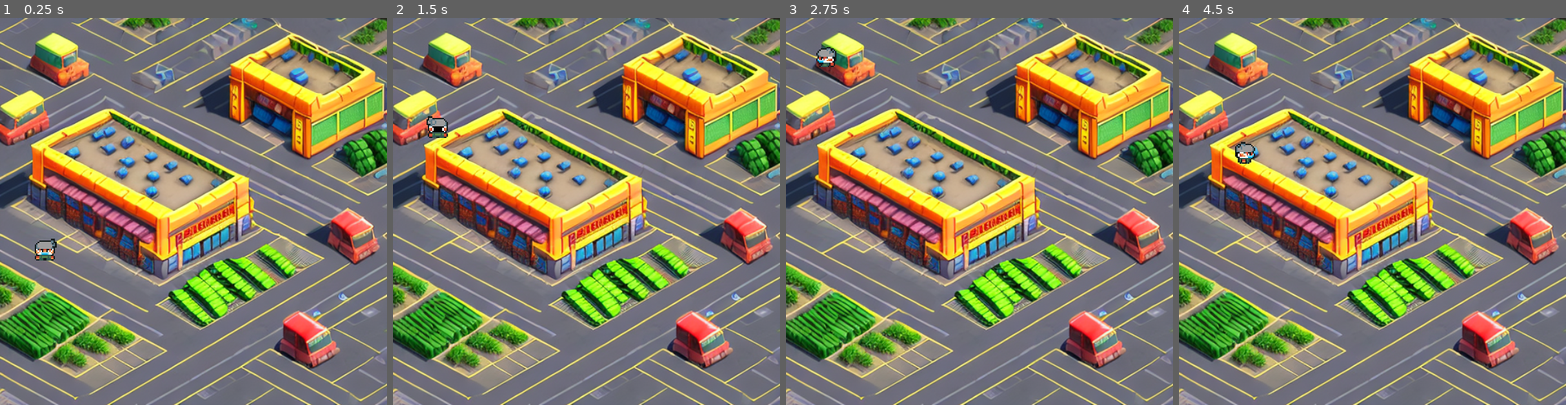
Above: before the commit, frames 1-4 (left to right).
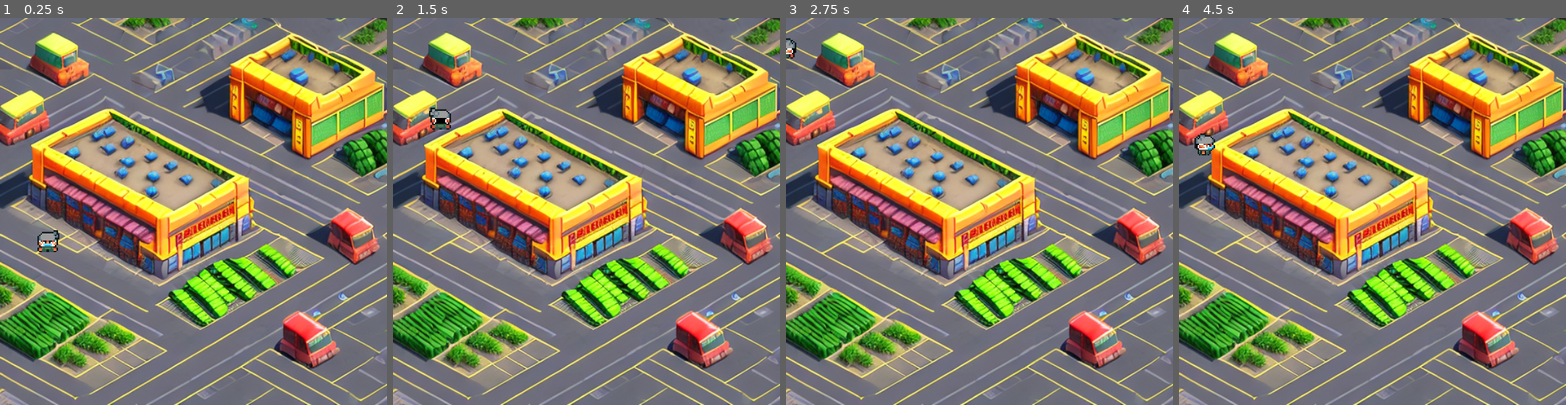
Above: after the commit, the same moments.

Repository: JWolff98/Grocery-Havok
Game: Godot game, scene res://main.tscn
Two runs of this game, one before a commit and one after it. Both use one fixed random seed, a clock stepped at 60 frames per second and the inputs below.
Inputs:
- Up to frame 1 (0.25 s): no input
- Up to frame 2 (1.5 s): tap Enter at 0.5 s; hold W (move_up) from 0.53 s (still down)
- Up to frame 3 (2.75 s): release W (move_up) at 2.03 s; hold A (move_left) from 2.03 s (still down)
- Up to frame 4 (4.5 s): tap Space at 3.5 s; release A (move_left) at 3.53 s; hold S (move_down) 3.53-4.28 s; hold D (move_right) from 4.28 s (still down)

The runs differ from the first frame. In frame 1, 0.4% of the frame differs, in the area x 9-16%, y 54-63%; in frame 2, 0.4%; in frame 3, 0.3%; in frame 4, 0.5%, in the area x 4-20%, y 29-38%.

Commit message:
Fixed bug that the player character could leave the screen and updated builds. Need to update macOS build.

Diff:
--- a/main.tscn
+++ b/main.tscn
@@ -12,5 +12,5 @@
 expand = true
 
 [node name="player" parent="." instance=ExtResource( 2 )]
-position = Vector2( 7, 303 )
+position = Vector2( 74, 345 )
 scale = Vector2( 0.3, 0.3 )
--- a/player.tscn
+++ b/player.tscn
@@ -323,11 +323,10 @@
 script = ExtResource( 1 )
 
 [node name="AnimatedSprite" type="AnimatedSprite" parent="."]
-position = Vector2( 209, 184 )
 scale = Vector2( 0.5, 0.5 )
 frames = SubResource( 48 )
 animation = "walk_forward"
 
 [node name="CollisionShape2D" type="CollisionShape2D" parent="."]
-position = Vector2( 209.5, 191.5 )
+position = Vector2( 0, 8 )
 shape = SubResource( 49 )
Not shown, changed: builds/macos/grocery_havok.zip
Not shown, changed: builds/web/index.html
Not shown, changed: builds/web/index.pck
Not shown, changed: builds/windows/grocery_havok.pck
